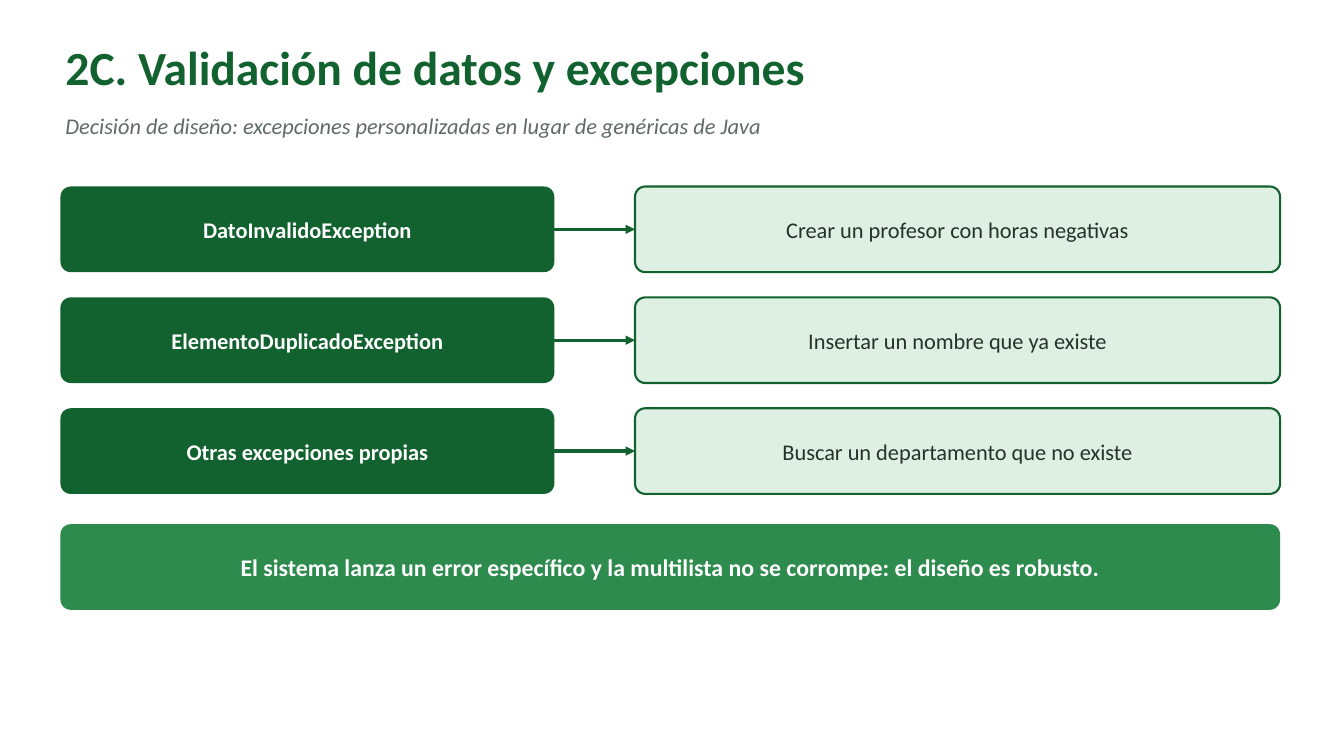
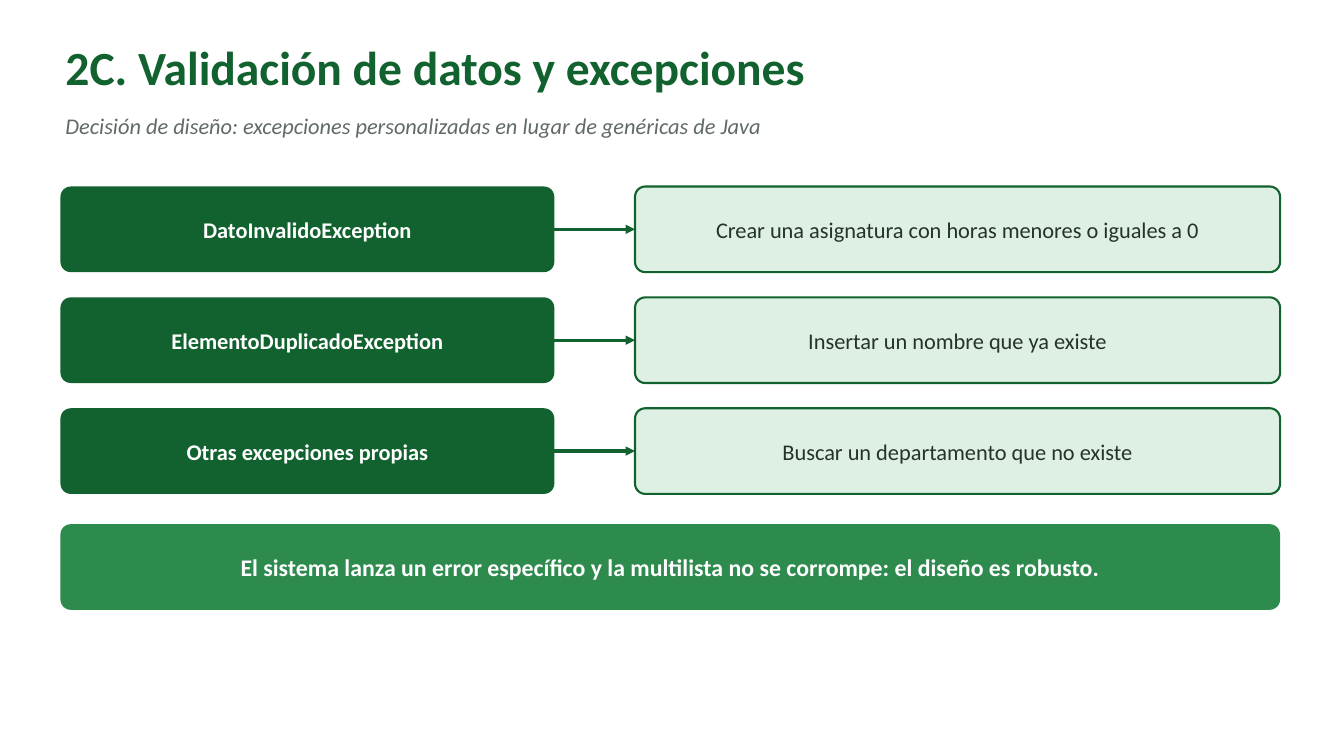
Before and after one commit to RelaxUniver/Parcial-2, a slide deck: slide 6 of documentación/Presentacíon.pptx. Drawn at 1344x756 pixels with LibreOffice and Linux fonts; fonts in the diff are those of the drawing; background and template pictures are left out. Boxes give left, top, right and bottom in pixels: in the first picture for what was removed or moved away, otherwise in the second. Text is boxed around its words. In the diff, an @@ line names an element or a change of style, - is before the commit and + after.

```diff
--- a/documentación/Presentacíon.pptx
+++ b/documentación/Presentacíon.pptx
@@ text in rounded rectangle at (716,222,1198,242): text changed @@
-Crear un profesor con horas negativas
+Crear una asignatura con horas menores o iguales a 0
```
Also in this commit, not shown: 3 other slides changed, 1 slide added.
